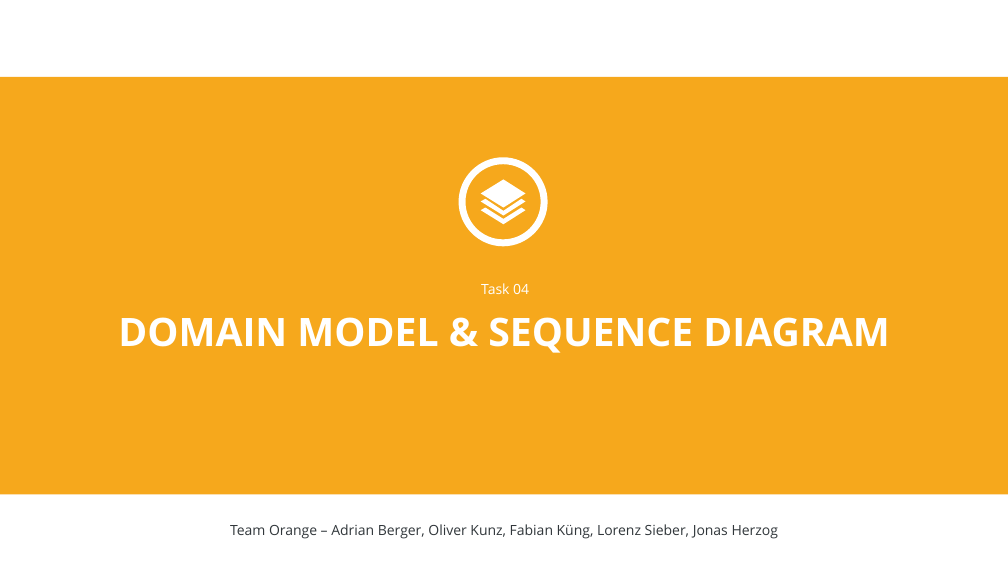
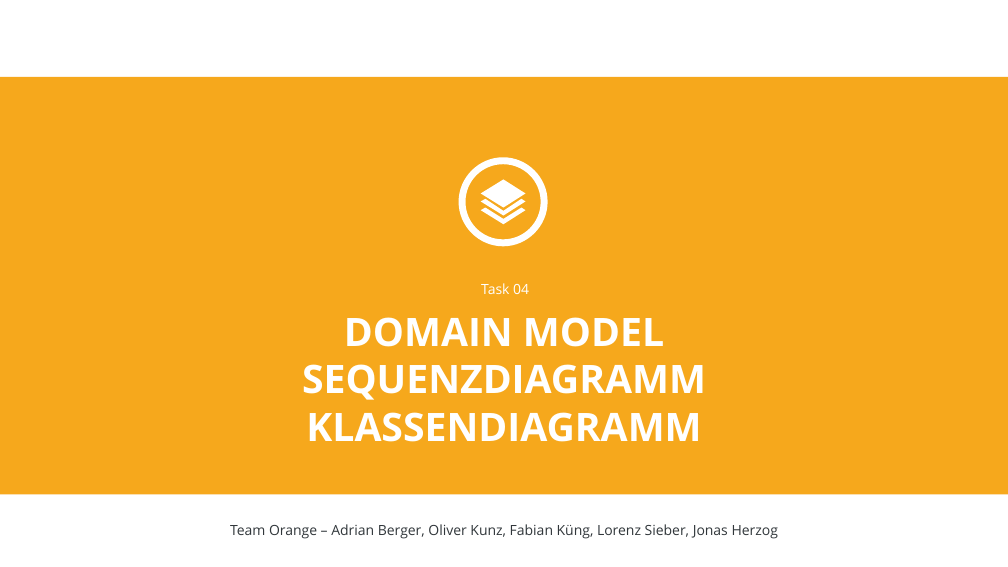
Before and after one commit to soed2020-teamorange/ch.bfh.bti7081.s2020.orange, a slide deck: slide 1 of doc/tasks/task_04/task04.pptx. Drawn at 1008x567 pixels with LibreOffice and Linux fonts; fonts in the diff are those of the drawing. Boxes give left, top, right and bottom in pixels: in the first picture for what was removed or moved away, otherwise in the second. Text is boxed around its words. In the diff, an @@ line names an element or a change of style, - is before the commit and + after.

Commit message:
Class diagramm; divers

```diff
--- a/doc/tasks/task_04/task04.pptx
+++ b/doc/tasks/task_04/task04.pptx
@@ text at [302,317,706,442]: text changed @@
-DOMAIN MODEL & SEQUENCE DIAGRAM
+DOMAIN MODEL
+SEQUENZDIAGRAMM
+KLASSENDIAGRAMM
```
Also in this commit, not shown: 5 slides added, 6 slides removed, 8 other files.
